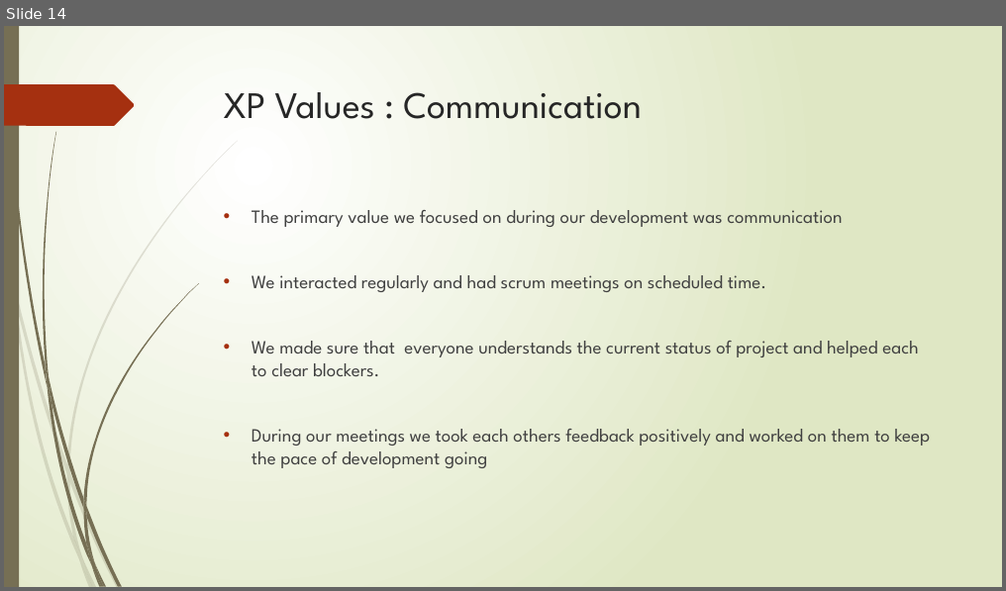
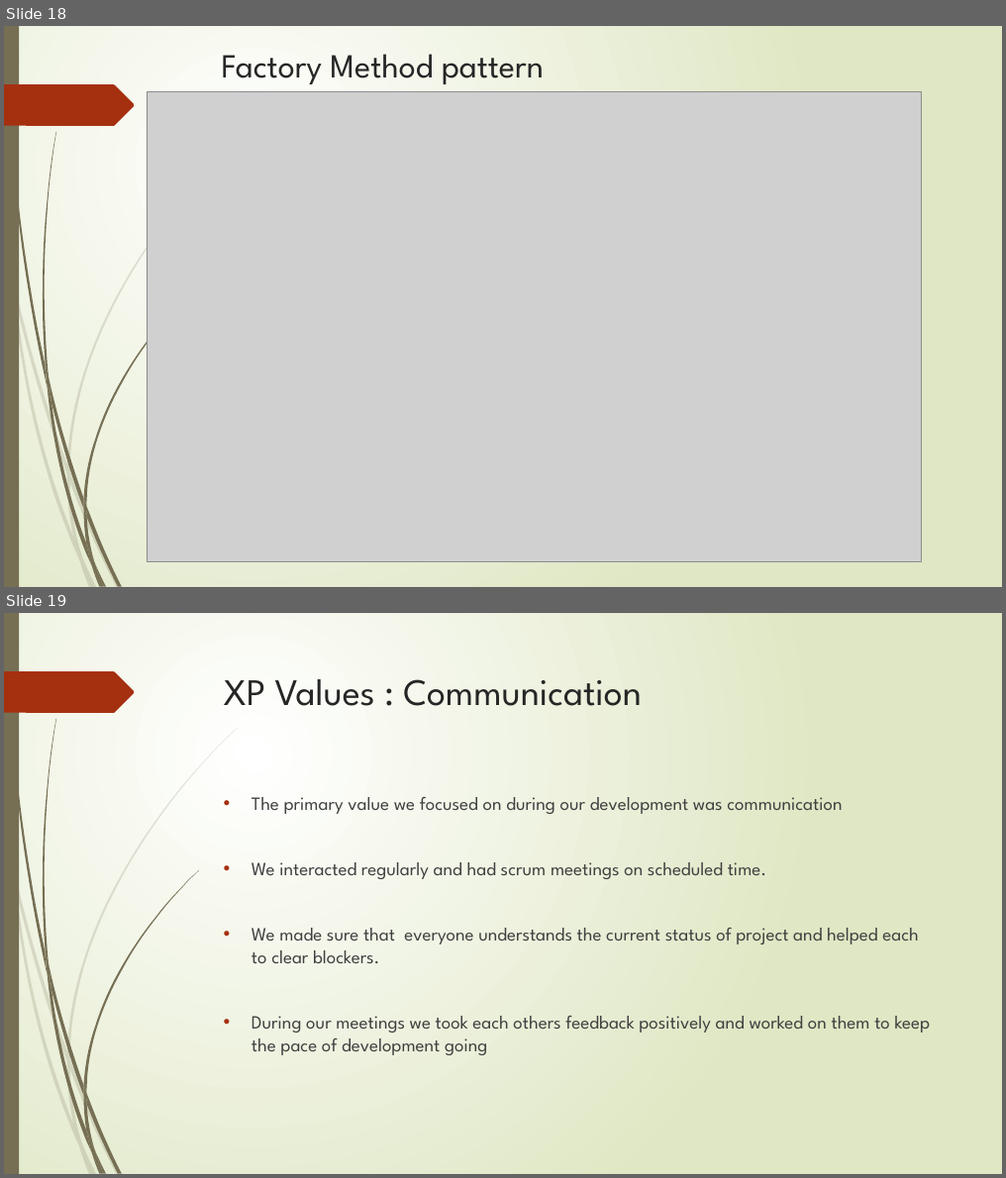
Before and after one commit to KritiJar/fa18-202-pheonix, a slide deck: Presentation/The Walking Dead.pptx. Shown one above the other, each under a label of ours: slide 14 before the commit, slides 18 and 19 after it. The pictures are 1006x591 and 1006x1178 pixels, drawn with LibreOffice and Linux fonts; fonts in the diff are those of the drawing; grey boxes stand for pictures. Boxes give left, top, right and bottom in pixels: in the first picture for what was removed or moved away, otherwise in the second. Text is boxed around its words. In the diff, an @@ line names an element or a change of style, - is before the commit and + after.

```diff
--- a/Presentation/The Walking Dead.pptx
+++ b/Presentation/The Walking Dead.pptx
@@ slide 18 added at [4, 26, 1002, 587], background gradient #FFFFFF to #DFE8C4; not listed: 24 template elements that a slide beside it also shows @@
@@ title added at [222, 54, 544, 84], 32.4 pt, text #262626 @@
+Factory Method pattern
@@ picture added at [147, 92, 921, 562] @@
@@ what was slide 14 is now slide 19 @@
```
Also in this commit, not shown: 3 slides changed, 5 other slides added, 1 slide removed.
